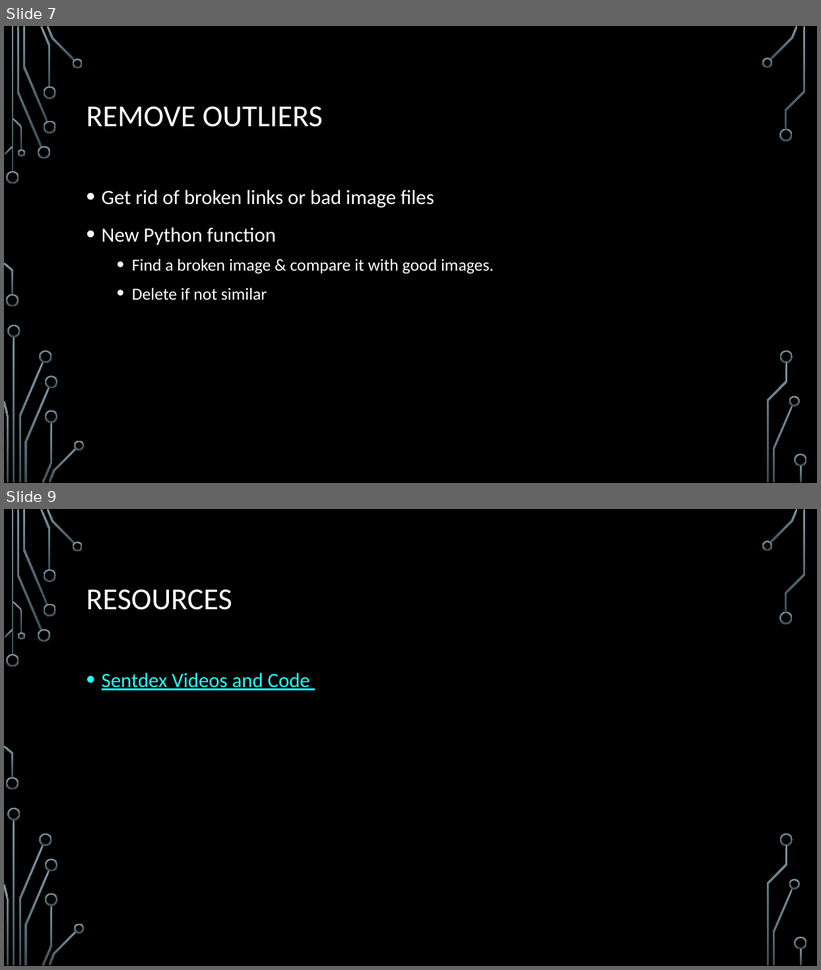
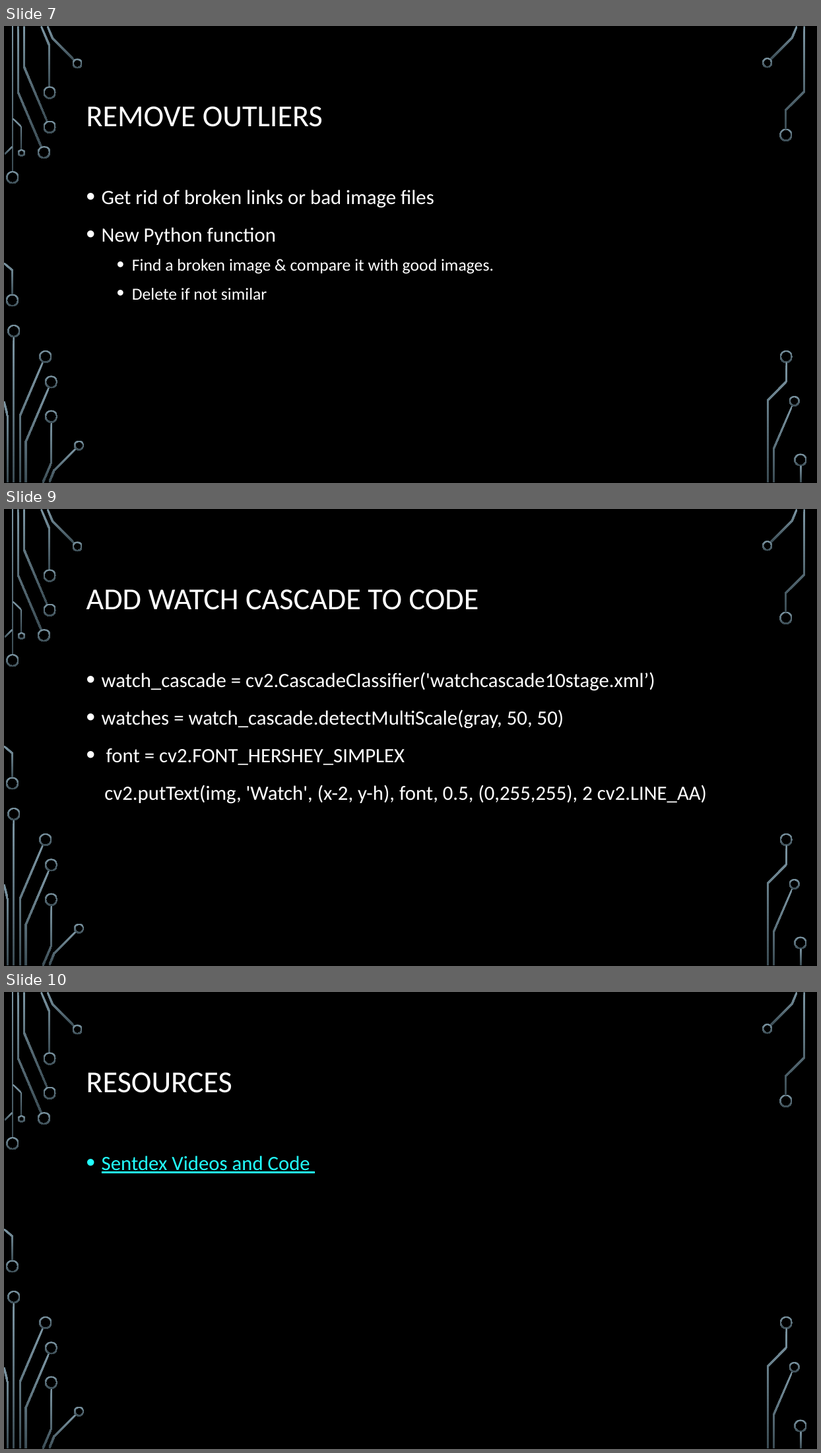
Before and after one commit to KnowledgeMavens/Science-Tech, a slide deck: Python Computer Vision 03-17-17/OpenCV.pptx. Shown one above the other, each under a label of ours: slides 7 and 9 before the commit, slides 7, 9 and 10 after it; the slides between them are not shown. The pictures are 821x970 and 821x1453 pixels, drawn with LibreOffice and Linux fonts; fonts in the diff are those of the drawing; background and template pictures are left out. Boxes give left, top, right and bottom in pixels: in the first picture for what was removed or moved away, otherwise in the second. Text is boxed around its words. In the diff, an @@ line names an element or a change of style, - is before the commit and + after.

```diff
--- a/Python Computer Vision 03-17-17/OpenCV.pptx
+++ b/Python Computer Vision 03-17-17/OpenCV.pptx
@@ slide 9 added at box(4, 509, 817, 966), background picture (left out); not listed: 36 template elements that a slide beside it also shows @@
@@ title added at box(86, 590, 479, 610), 36 pt, text #FFFFFF @@
+ADD WATCH CASCADE TO CODE
@@ text added at box(102, 672, 707, 804), 24 pt, text #FFFFFF @@
+• watch_cascade = cv2.CascadeClassifier('watchcascade10stage.xml’)
+• watches = watch_cascade.detectMultiScale(gray, 50, 50)
+• font = cv2.FONT_HERSHEY_SIMPLEX
+cv2.putText(img, 'Watch', (x-2, y-h), font, 0.5, (0,255,255), 2 cv2.LINE_AA)
@@ what was slide 9 is now slide 10 @@
```
Also in this commit, not shown: 2 slides changed, 1 other slide added, 1 slide removed, 10 other files.
